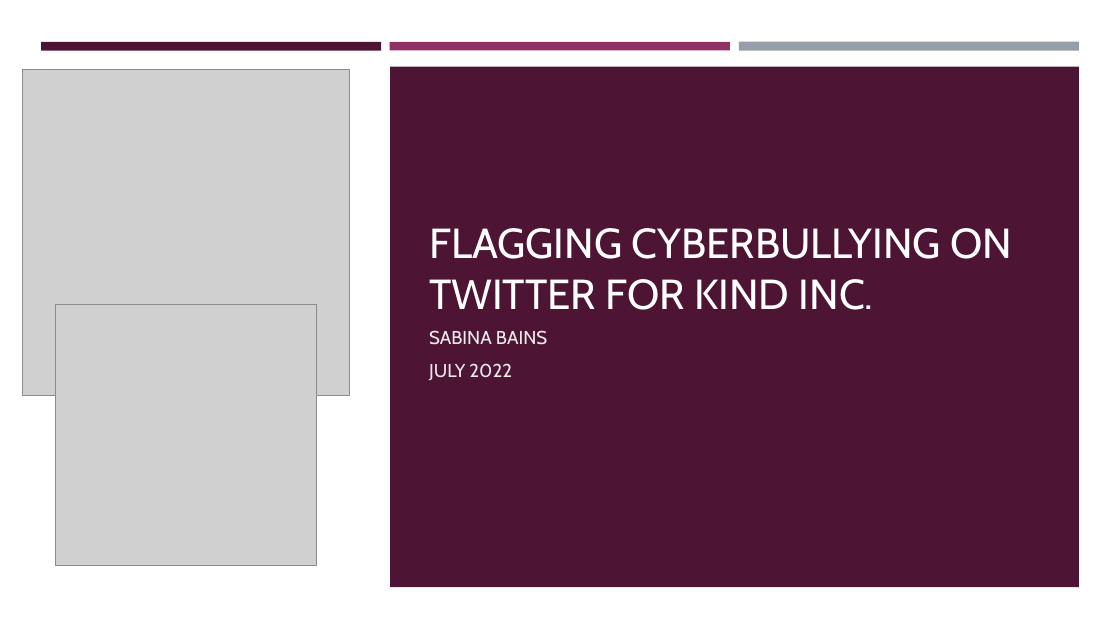
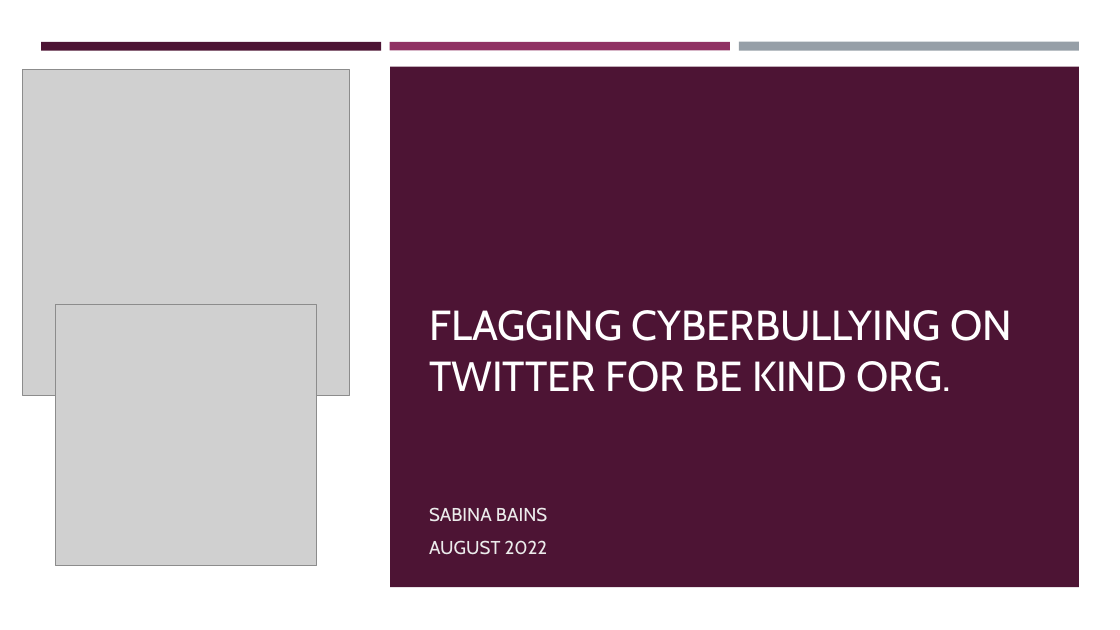
Before and after one commit to sabinabains/dsc-phase-4-project, a slide deck: slide 1 of dsc-phase-4-project-presentation 8.1.pptx. Drawn at 1120x630 pixels with LibreOffice and Linux fonts; fonts in the diff are those of the drawing; grey boxes stand for pictures. Boxes give left, top, right and bottom in pixels: in the first picture for what was removed or moved away, otherwise in the second. Text is boxed around its words. In the diff, an @@ line names an element or a change of style, - is before the commit and + after.

```diff
--- a/dsc-phase-4-project-presentation 8.1.pptx
+++ b/dsc-phase-4-project-presentation 8.1.pptx
@@ title at [429, 310, 1012, 392]: text changed @@
-FLAGGING CYBERBULLYING ON TWITTER FOR KIND INC.
+FLAGGING CYBERBULLYING ON TWITTER FOR BE KIND ORG.
@@ subtitle "SABINA BAINS": place and size @@
-subtitle "SABINA BAINS" at [429, 330, 547, 380]
+subtitle "SABINA BAINS" at [429, 507, 548, 555]
@@ subtitle "SABINA BAINS" at [429, 507, 548, 555]: vertical alignment top to bottom @@
@@ subtitle at [429, 540, 548, 555]: text changed @@
-JULY 2022
+AUGUST 2022
```
Also in this commit, not shown: 6 other slides changed, 3 other files.
